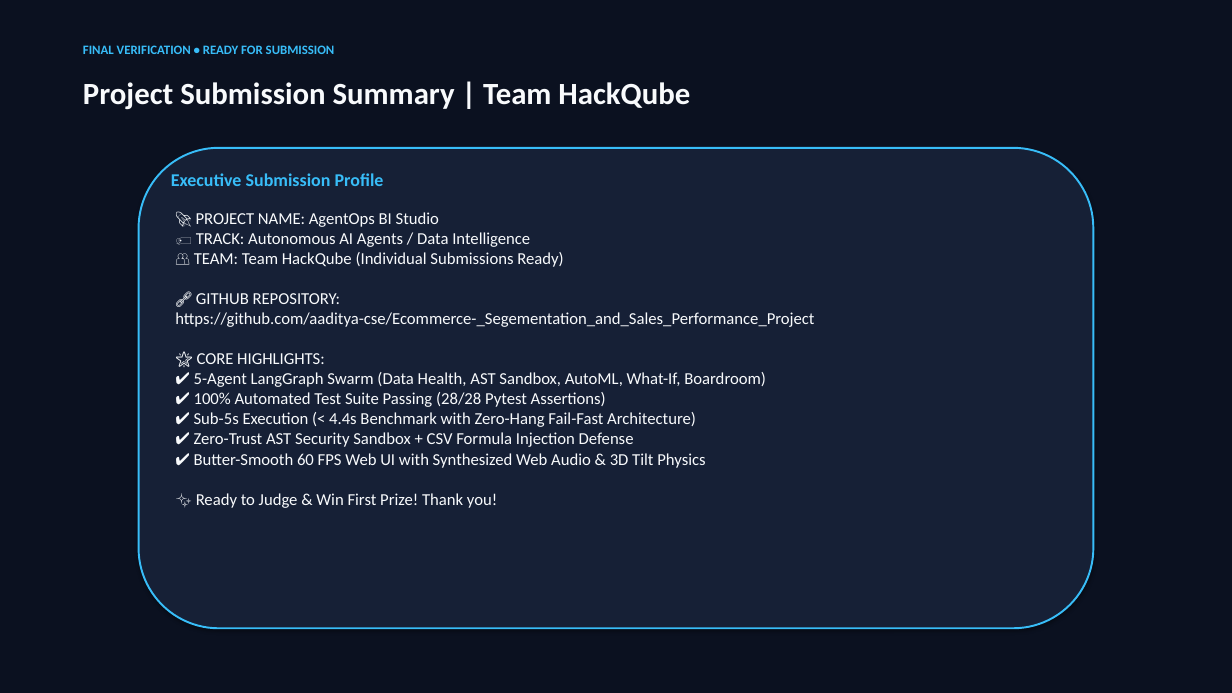
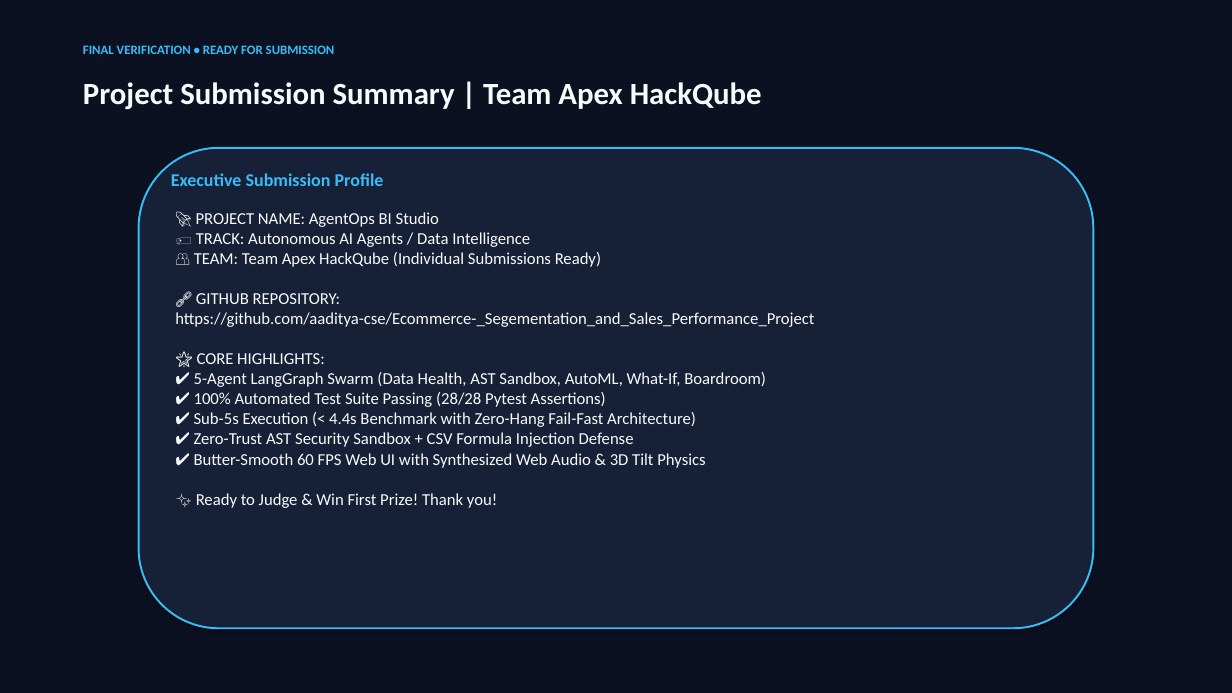
Before and after one commit to aaditya-cse/Ecommerce-_Segementation_and_Sales_Performance_Project, a slide deck: slide 12 of AgentOps_BI_Studio_Presentation.pptx. Drawn at 1232x693 pixels with LibreOffice and Linux fonts; fonts in the diff are those of the drawing. Boxes give left, top, right and bottom in pixels: in the first picture for what was removed or moved away, otherwise in the second. Text is boxed around its words. In the diff, an @@ line names an element or a change of style, - is before the commit and + after.

Commit message:
docs & assets: update official team name to Apex HackQube across all slides, deck generators, and submission kits

```diff
--- a/AgentOps_BI_Studio_Presentation.pptx
+++ b/AgentOps_BI_Studio_Presentation.pptx
@@ text at [83, 82, 762, 110]: text changed @@
-Project Submission Summary | Team HackQube
+Project Submission Summary | Team Apex HackQube
@@ text at [194, 252, 601, 267]: text changed @@
-👥 TEAM: Team HackQube (Individual Submissions Ready)
+👥 TEAM: Team Apex HackQube (Individual Submissions Ready)
```
Also in this commit, not shown: 11 other slides changed, 4 other files.
